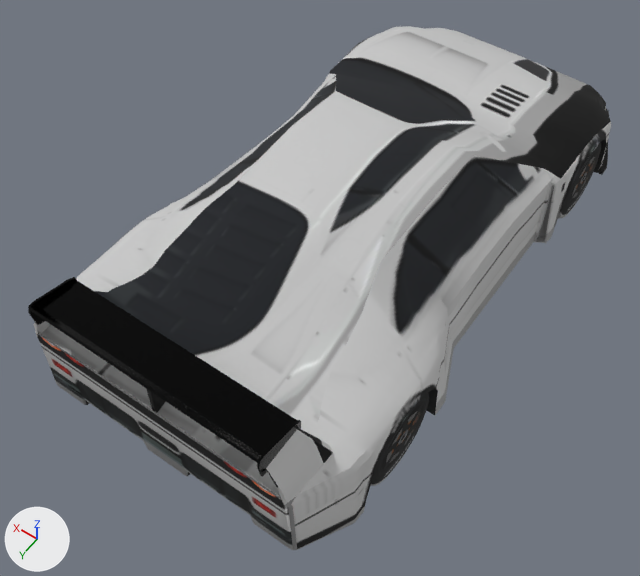
Renders of the glTF model models/cars/f40.glb from each side of a commit.
Camera for both pictures: a camera (50 mm lens) standing at (-2.05, 3.57, 4.77) and looking at (0.04, 0.65, 0.17). Lighting does not change. The marker at lower left points along +X, +Y and +Z. The picture after the commit comes second. Where no turn or scale is listed for an object, it has been applied to the vertices. Vertices at exactly the same position are counted once.

In view in the first picture: 'Body', 'Body_RearWing', 'Wheel_FR', 'Wheel_RR' and 1 more.
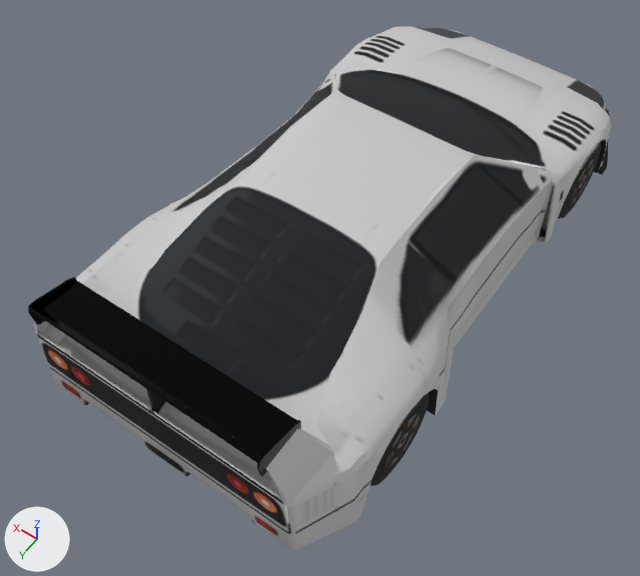
Boxes (x1, y1, x2, y2) around the edits, measured in the pictures (640 x 576 px; the box of a moved part takes in the faces that stretch with it):
```json
{"part": 1, "of": "me_body", "change": "moved or reshaped", "before": [539, 187, 554, 237], "after": [539, 187, 554, 237]}
{"part": 2, "of": "me_body", "change": "surface changed", "before": [36, 27, 611, 550], "after": [36, 27, 611, 550]}
```

Scene script edits in JSON lines:
```json
{"block": "me_body", "where": "me_body.from_pydata(...)  # 892 vertices, 1743 faces; spans x -1.05..1.05, y -2.24..2.2, z 0.07..1.09"}
{"block": "me_body", "where": "# used by ob_body; location = (0.0, 0.0, 0.0)"}
{"block": "me_body", "where": "# verts and faces of me_body; kept vertices keep their numbers, new ones are numbered from 892"}
{"block": "me_body", "where": "# before: 321 (-0.96, -0.7, 0.09) at pixel (549, 236), 355 (-0.92, -0.7, 0.63) at pixel (559, 179), 396 (-0.9, -0.67, 0.08) at pixel (538, 236), 397 (-0.9, -0.69, 0.64)"}
{"block": "me_body", "change": "me_body part 1"}
{"op": "add", "block": "me_body", "code": "delete_faces([(355, 397, 396), (321, 355, 396)])"}
{"op": "add", "block": "me_body", "code": "faces += [(355, 396, 397), (321, 396, 355)]  # mat_car_livery (picture img_f40_sheet_game)"}
{"block": "me_body", "change": "me_body part 2: 1127 kept faces spanning x -1.05..1.05, y -2.12..2.2, z 0.07..1.09 get new texture (UV) coordinates"}
```
